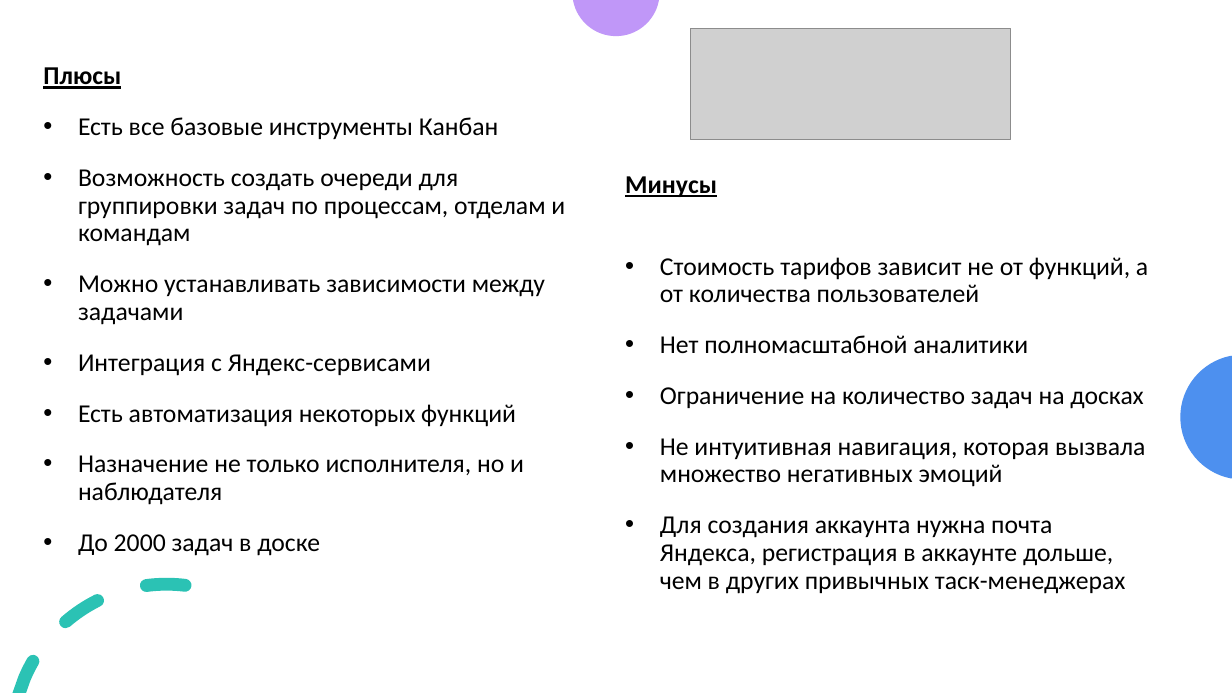
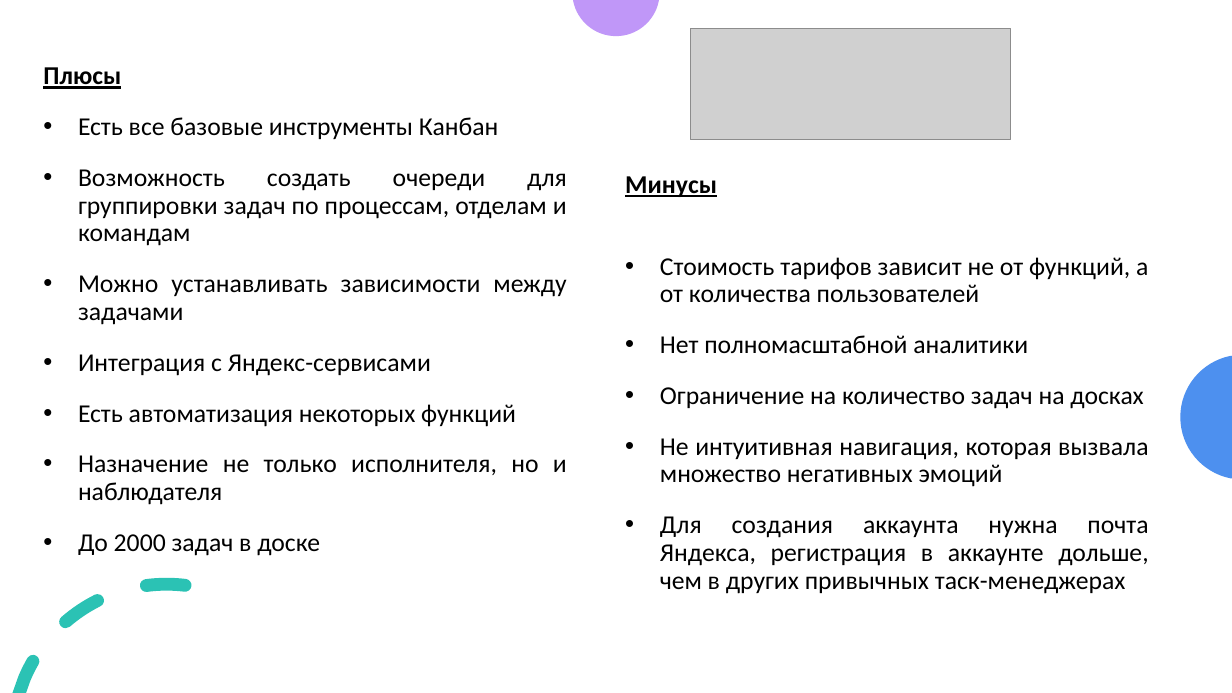
Before and after one commit to r0mbaa/Kanban-Board, a slide deck: slide 7 of Paperwork/РПС_Презентация_к_проекту.pptx (slide 5 before the commit). Drawn at 1232x693 pixels with LibreOffice and Linux fonts; fonts in the diff are those of the drawing; grey boxes stand for pictures. Boxes give left, top, right and bottom in pixels: in the first picture for what was removed or moved away, otherwise in the second. Text is boxed around its words. In the diff, an @@ line names an element or a change of style, - is before the commit and + after.

```diff
--- a/Paperwork/РПС_Презентация_к_проекту.pptx
+++ b/Paperwork/РПС_Презентация_к_проекту.pptx
@@ text at box(78, 117, 567, 556): alignment left to justified @@
@@ text at box(660, 257, 1148, 594): alignment left to justified @@
```
Also in this commit, not shown: 9 other slides changed.
